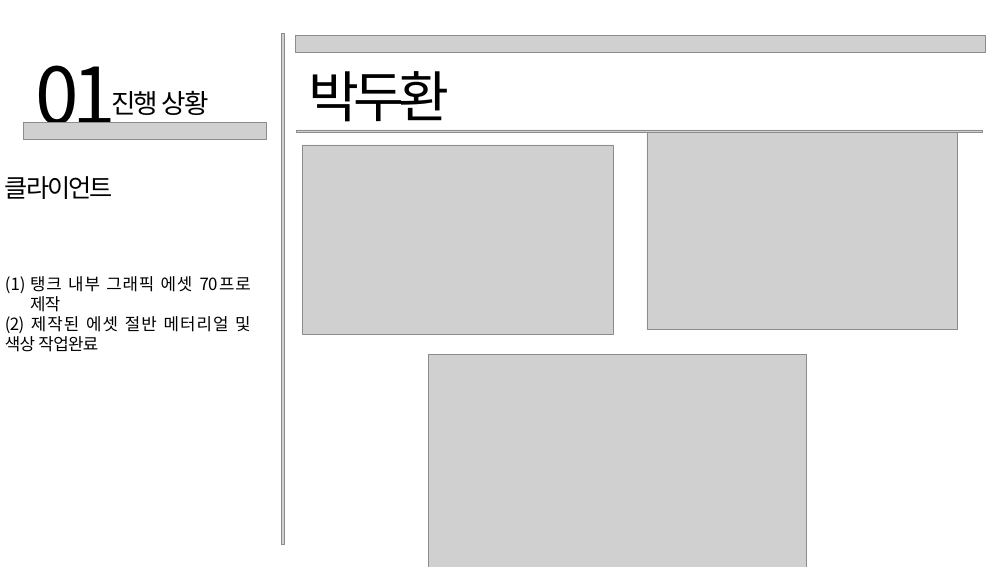
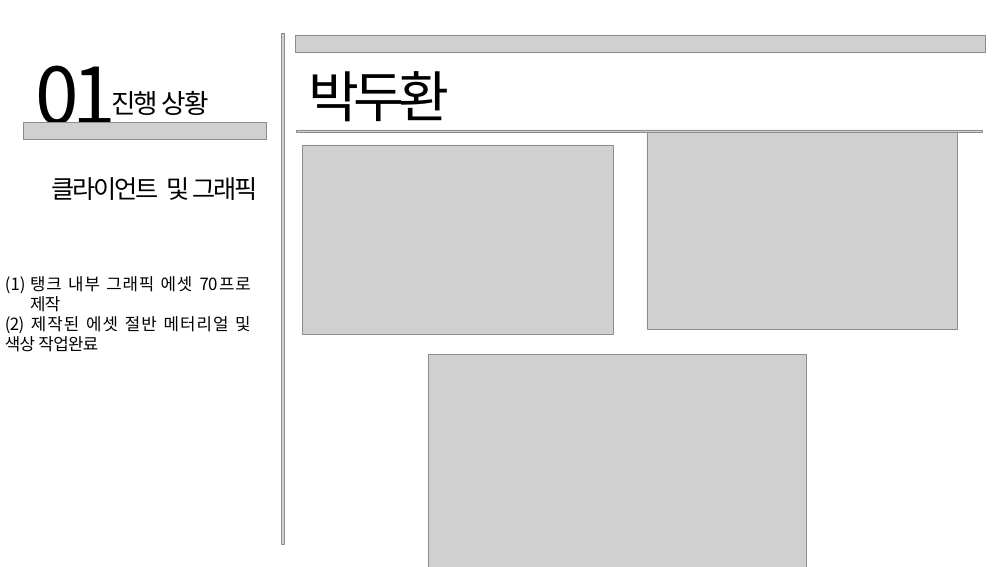
Before and after one commit to Chaeyoung2/FURY, a slide deck: slide 2 of 종합설계1/종합설계1 진행 상황.pptx. Drawn at 1008x567 pixels with LibreOffice and Linux fonts; fonts in the diff are those of the drawing; grey boxes stand for pictures. Boxes give left, top, right and bottom in pixels: in the first picture for what was removed or moved away, otherwise in the second. Text is boxed around its words. In the diff, an @@ line names an element or a change of style, - is before the commit and + after.

```diff
--- a/종합설계1/종합설계1 진행 상황.pptx
+++ b/종합설계1/종합설계1 진행 상황.pptx
@@ text at box(51, 177, 257, 200): text changed @@
-클라이언트
+클라이언트 및 그래픽
```
Also in this commit, not shown: 1 other slide changed, 1 slide added, 2 slides removed.
